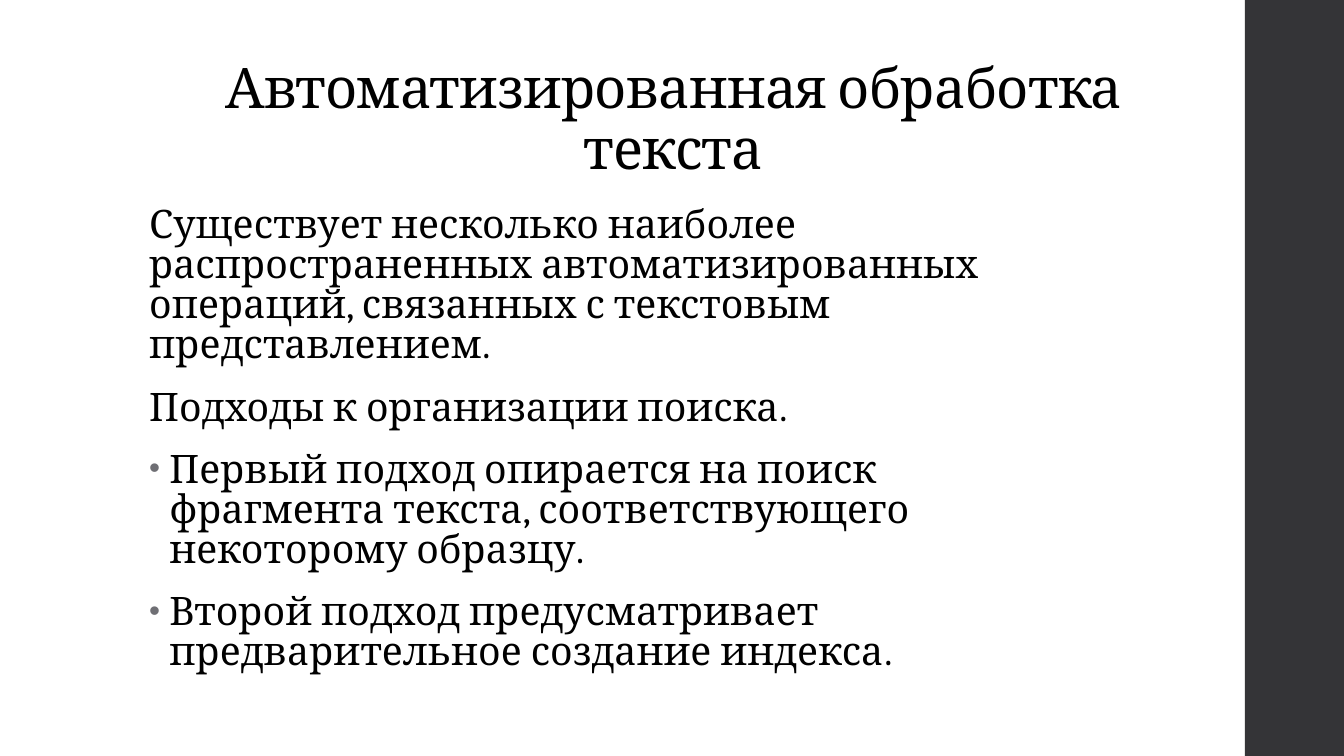
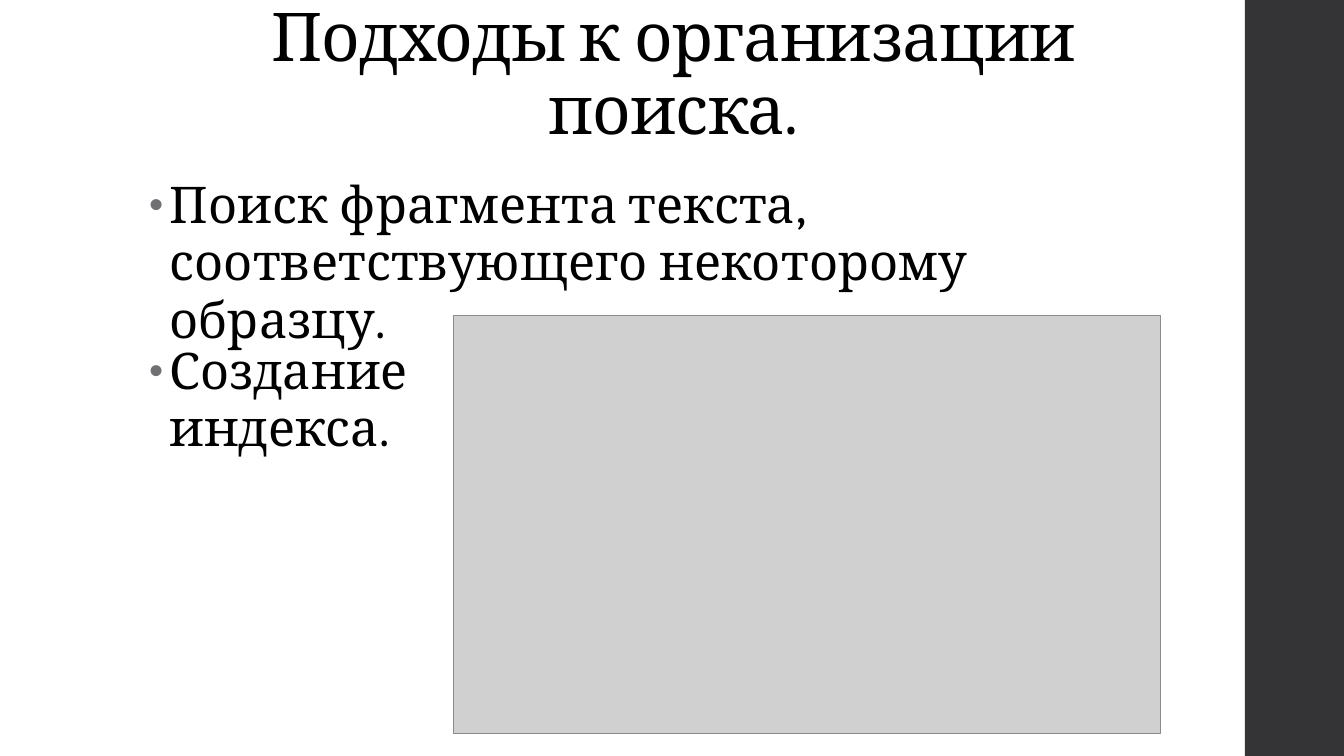
Before and after one commit to svetlanailicheva/homeworks, a slide deck: slide 6 of курсовая.pptx. Drawn at 1344x756 pixels with LibreOffice and Linux fonts; fonts in the diff are those of the drawing; grey boxes stand for pictures. Boxes give left, top, right and bottom in pixels: in the first picture for what was removed or moved away, otherwise in the second. Text is boxed around its words. In the diff, an @@ line names an element or a change of style, - is before the commit and + after.

```diff
--- a/курсовая.pptx
+++ b/курсовая.pptx
@@ title at (271,13,1076,135): text changed; size 40 to 48 pt @@
-Автоматизированная обработка текста
+Подходы к организации поиска.
@@ text at (169,184,968,350): text changed; size 28 to 36.1 pt @@
-Существует несколько наиболее распространенных автоматизированных операций, связанных с текстовым представлением.
-Подходы к организации поиска.
-• Первый подход опирается на поиск фрагмента текста, соответствующего некоторому образцу.
-• Второй подход предусматривает предварительное создание индекса.
+• Поиск фрагмента текста, соответствующего некоторому образцу.
@@ picture added at (453,316,1160,734) @@
@@ text added at (169,341,408,457), 36 pt, text #000000 @@
+• Создание индекса.
```
Also in this commit, not shown: 8 other slides changed, 1 other file.
